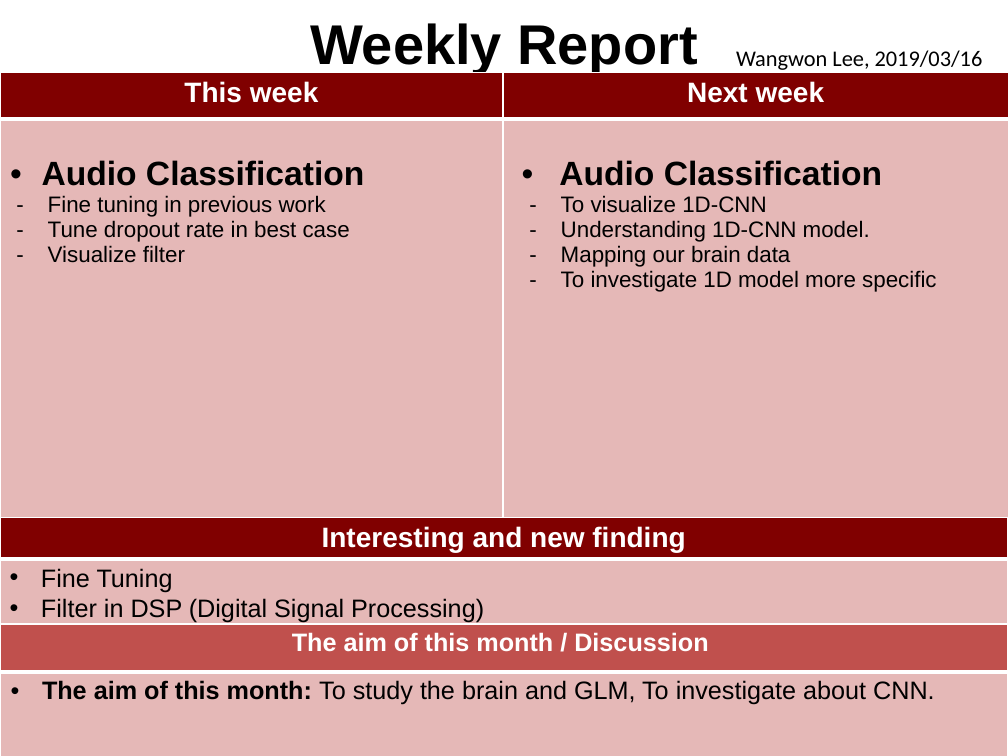
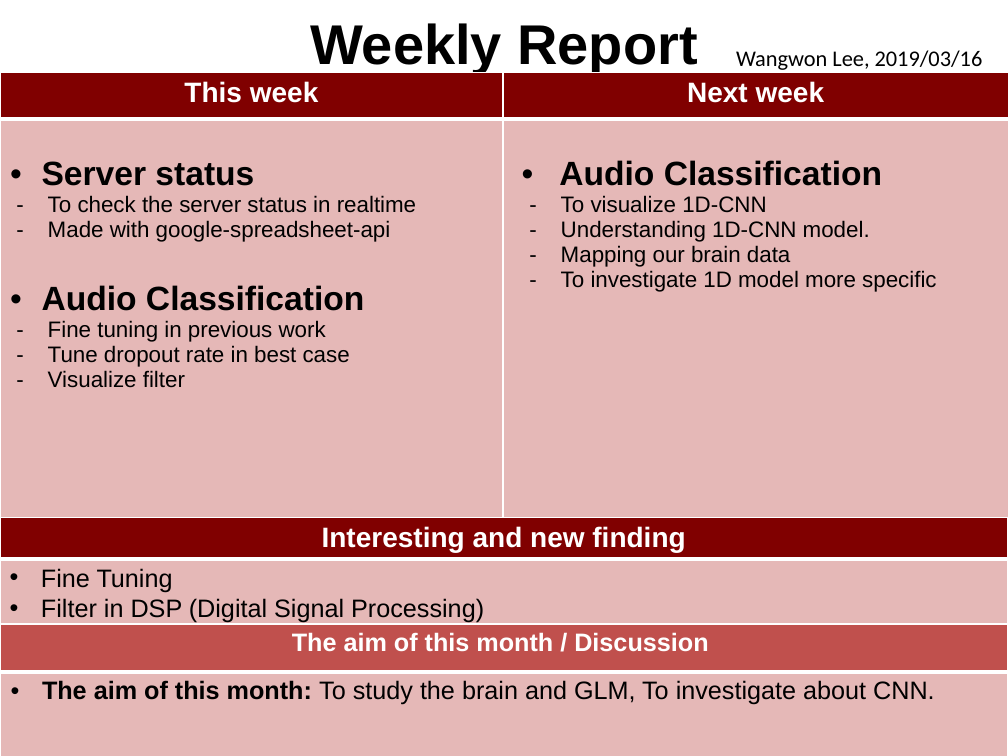
Before and after one commit to BbChip0103/sf_word_recog_research, a slide deck: slide 1 of PPT/190316/LWW_labmeeting_19mar16.pptx. Drawn at 1008x756 pixels with LibreOffice and Linux fonts; fonts in the diff are those of the drawing; background and template pictures are left out. Boxes give left, top, right and bottom in pixels: in the first picture for what was removed or moved away, otherwise in the second. Text is boxed around its words. In the diff, an @@ line names an element or a change of style, - is before the commit and + after.

Commit message:
Update 190316 PPT

```diff
--- a/PPT/190316/LWW_labmeeting_19mar16.pptx
+++ b/PPT/190316/LWW_labmeeting_19mar16.pptx
@@ table at bbox=[0, 73, 1008, 750] @@
-row 2, column 1: Audio Classification / Fine tuning in previous work / Tune dropout rate in best case / Visualize filter
+row 2, column 1: Server status / To check the server status in realtime / Made with google-spreadsheet-api / Audio Classification / Fine tuning in previous work / Tune dropout rate in best case / Visualize filter
```
Also in this commit, not shown: 10 other slides changed, 1 other file.
